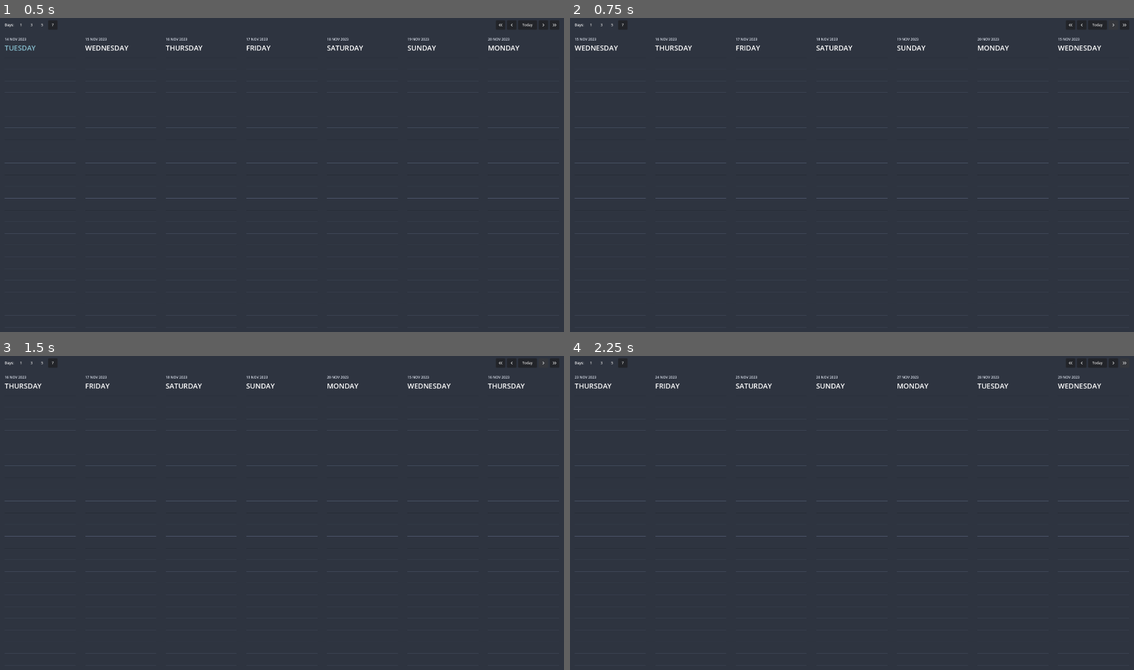
Above: before the commit, frames 1-4 (two rows, left to right).
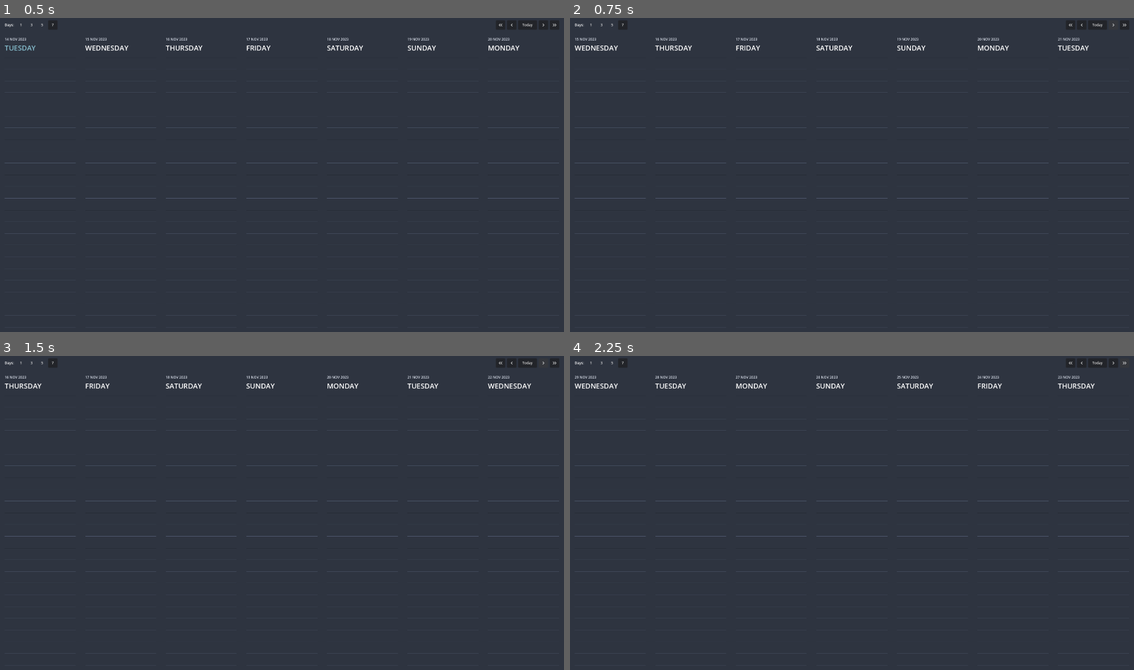
Above: after the commit, the same moments.

Repository: njamster/habituary
Game: Godot game, scene res://main_window/main_window.tscn
Two runs of this game, one before a commit and one after it. Both use one fixed random seed, a clock stepped at 60 frames per second and the inputs below.
Inputs (mouse positions are in pixels of both pictures, inside the frame that each line leads up to):
- Up to frame 1 (0.5 s): no input
- Up to frame 2 (0.75 s): click (1111, 24) at 0.5 s
- Up to frame 3 (1.5 s): click (541, 362) at 1.25 s
- Up to frame 4 (2.25 s): click (1122, 362) at 2 s

Frame 1 is identical in both runs. In frame 2, less than 0.1% of the frame differs, in the area x 86-95%, y 6-11%; in frame 3, 0.2%; in frame 4, 0.5%, in the area x 0-95%, y 6-11%.

Commit message:
Rework UI, Pt. 4
- Clicking on a DayView's header will set the current_day to its date
- A todo's text can be edited again now by double clicking the todo
- Drag & drop should work properly now: both between days and inside a
  day, to re-arrange the order. If a todo is dropped on another todo, it
  will be placed below it. Dropping a todo on the DayView's header will
  add it at the first todo in the associated list.
- Fixes a bug in _shift_list_view when shifting forward in time

Diff:
--- a/main_window/list_view/day_panel/day_panel.gd
+++ b/main_window/list_view/day_panel/day_panel.gd
@@ -57,3 +57,24 @@
 	if not date:
 		warnings.append("You must provide a date in order for this node to work!")
 	return warnings
+
+
+func _can_drop_data(_at_position: Vector2, data: Variant) -> bool:
+	return data.is_in_group("todo_item")
+
+
+func _drop_data(at_position: Vector2, data: Variant) -> void:
+	%TodoList._drop_data(at_position - $ScrollContainer.position, data)
+
+
+func _on_header_gui_input(event: InputEvent) -> void:
+	if event is InputEventMouseButton and event.button_index == MOUSE_BUTTON_MASK_LEFT:
+		if event.pressed:
+			Settings.current_day = date
+			get_viewport().set_input_as_handled()
+
+
+func _on_gui_input(event: InputEvent) -> void:
+	if event is InputEventMouseButton and event.button_index == MOUSE_BUTTON_MASK_LEFT:
+		if event.pressed:
+			%TodoList.add_todo(event.global_position)
--- a/main_window/list_view/day_panel/day_panel.tscn
+++ b/main_window/list_view/day_panel/day_panel.tscn
@@ -1,8 +1,7 @@
-[gd_scene load_steps=4 format=3 uid="uid://cmdy32v105kli"]
+[gd_scene load_steps=3 format=3 uid="uid://cmdy32v105kli"]
 
 [ext_resource type="Script" path="res://main_window/list_view/day_panel/day_panel.gd" id="1_a2phy"]
-[ext_resource type="Texture2D" uid="uid://mvrb0206nsy5" path="res://main_window/list_view/day_panel/images/line.png" id="2_ms5su"]
-[ext_resource type="Script" path="res://main_window/list_view/day_panel/todo_list.gd" id="3_3veug"]
+[ext_resource type="PackedScene" uid="uid://dw8mvf72vw7qk" path="res://main_window/list_view/day_panel/todo_list/todo_list.tscn" id="2_66ttt"]
 
 [node name="DayPanel" type="VBoxContainer"]
 anchors_preset = 15
@@ -12,11 +11,14 @@
 grow_vertical = 2
 size_flags_horizontal = 3
 size_flags_vertical = 3
+mouse_default_cursor_shape = 3
 theme_override_constants/separation = 16
 script = ExtResource("1_a2phy")
 
 [node name="Header" type="VBoxContainer" parent="."]
 layout_mode = 2
+size_flags_horizontal = 0
+mouse_default_cursor_shape = 2
 
 [node name="Date" type="Label" parent="Header"]
 unique_name_in_owner = true
@@ -36,26 +38,11 @@
 [node name="ScrollContainer" type="ScrollContainer" parent="."]
 layout_mode = 2
 size_flags_vertical = 3
+follow_focus = true
 
-[node name="List" type="MarginContainer" parent="ScrollContainer"]
+[node name="TodoList" parent="ScrollContainer" instance=ExtResource("2_66ttt")]
+unique_name_in_owner = true
 layout_mode = 2
-size_flags_horizontal = 3
-size_flags_vertical = 3
 
-[node name="Lines" type="TextureRect" parent="ScrollContainer/List"]
-self_modulate = Color(0.298039, 0.337255, 0.415686, 1)
-layout_mode = 2
-size_flags_horizontal = 3
-size_flags_vertical = 3
-texture = ExtResource("2_ms5su")
-stretch_mode = 1
-
-[node name="TodoList" type="VBoxContainer" parent="ScrollContainer/List"]
-layout_mode = 2
-size_flags_horizontal = 3
-size_flags_vertical = 3
-mouse_default_cursor_shape = 3
-theme_override_constants/separation = 0
-script = ExtResource("3_3veug")
-
-[connection signal="gui_input" from="ScrollContainer/List/TodoList" to="ScrollContainer/List/TodoList" method="_on_gui_input"]
+[connection signal="gui_input" from="." to="." method="_on_gui_input"]
+[connection signal="gui_input" from="Header" to="." method="_on_header_gui_input"]
--- a/main_window/list_view/day_panel/todo_item/panel.gd
+++ /dev/null
@@ -1,20 +0,0 @@
-extends PanelContainer
-
-
-func _init() -> void:
-	self_modulate = Color(randf(), randf(), randf())
-
-
-func _get_drag_data(at_position: Vector2) -> Variant:
-	var pivot = Control.new()
-
-	var preview = self.duplicate()
-	preview.self_modulate = self.self_modulate
-	preview.modulate.a = 0.6
-	preview.size = self.size
-	preview.position = -at_position
-
-	pivot.add_child(preview)
-	set_drag_preview(pivot)
-
-	return get_parent()
--- a/main_window/list_view/day_panel/todo_item/todo_item.gd
+++ /dev/null
@@ -1,25 +0,0 @@
-extends MarginContainer
-
-
-func _ready() -> void:
-	%Edit.hide()
-	%Label.show()
-
-
-func edit() -> void:
-	%Label.hide()
-	%Edit.show()
-	%Edit.grab_focus()
-
-
-func _on_edit_text_submitted(new_text: String) -> void:
-	%Label.text = new_text
-	%Edit.hide()
-	%Label.show()
-
-
-func _on_edit_focus_exited() -> void:
-	if %Edit.text:
-		_on_edit_text_submitted(%Edit.text)
-	else:
-		queue_free()
--- a/main_window/list_view/day_panel/todo_item/todo_item.tscn
+++ /dev/null
@@ -1,52 +0,0 @@
-[gd_scene load_steps=7 format=3 uid="uid://v8u8oswwmlf3"]
-
-[ext_resource type="Script" path="res://main_window/list_view/day_panel/todo_item/panel.gd" id="1_cc8dt"]
-[ext_resource type="Script" path="res://main_window/list_view/day_panel/todo_item/todo_item.gd" id="1_k5aju"]
-
-[sub_resource type="StyleBoxFlat" id="StyleBoxFlat_omxiy"]
-content_margin_left = 8.0
-content_margin_top = 2.0
-content_margin_right = 8.0
-content_margin_bottom = 2.0
-bg_color = Color(1, 1, 1, 1)
-corner_radius_top_left = 6
-corner_radius_top_right = 6
-corner_radius_bottom_right = 6
-corner_radius_bottom_left = 6
-
-[sub_resource type="StyleBoxEmpty" id="StyleBoxEmpty_3h3so"]
-
-[sub_resource type="StyleBoxEmpty" id="StyleBoxEmpty_0pwns"]
-
-[sub_resource type="StyleBoxEmpty" id="StyleBoxEmpty_4lcjl"]
-
-[node name="ToDoItem" type="MarginContainer"]
-custom_minimum_size = Vector2(0, 40)
-offset_top = 3.0
-offset_right = 1920.0
-offset_bottom = 1077.0
-mouse_filter = 2
-theme_override_constants/margin_top = 6
-theme_override_constants/margin_bottom = 7
-script = ExtResource("1_k5aju")
-
-[node name="Panel" type="PanelContainer" parent="."]
-layout_mode = 2
-theme_override_styles/panel = SubResource("StyleBoxFlat_omxiy")
-script = ExtResource("1_cc8dt")
-
-[node name="Label" type="Label" parent="Panel"]
-unique_name_in_owner = true
-layout_mode = 2
-text = "ToDo"
-
-[node name="Edit" type="LineEdit" parent="Panel"]
-unique_name_in_owner = true
-layout_mode = 2
-theme_override_styles/normal = SubResource("StyleBoxEmpty_3h3so")
-theme_override_styles/focus = SubResource("StyleBoxEmpty_0pwns")
-theme_override_styles/read_only = SubResource("StyleBoxEmpty_4lcjl")
-context_menu_enabled = false
-
-[connection signal="focus_exited" from="Panel/Edit" to="." method="_on_edit_focus_exited"]
-[connection signal="text_submitted" from="Panel/Edit" to="." method="_on_edit_text_submitted"]
--- a/main_window/list_view/day_panel/todo_list.gd
+++ /dev/null
@@ -1,18 +0,0 @@
-extends VBoxContainer
-
-const TODO_ITEM := preload("res://main_window/list_view/day_panel/todo_item/todo_item.tscn")
-
-
-func _on_gui_input(event: InputEvent) -> void:
-	if event is InputEventMouseButton and event.button_index == MOUSE_BUTTON_MASK_LEFT and event.pressed:
-		var new_item := TODO_ITEM.instantiate()
-		add_child(new_item)
-		new_item.edit()
-
-
-func _can_drop_data(_at_position: Vector2, data: Variant):
-	return true
-
-
-func _drop_data(_at_position: Vector2, data: Variant) -> void:
-	data.reparent(self)
--- /dev/null
+++ b/main_window/list_view/day_panel/todo_list/todo_item/todo_item.gd
@@ -0,0 +1,59 @@
+extends PanelContainer
+
+
+func _init() -> void:
+	self_modulate = Color(randf(), randf(), randf())
+
+
+func _ready() -> void:
+	%Edit.hide()
+	%Label.show()
+
+
+func edit() -> void:
+	%Label.hide()
+	%Edit.show()
+	%Edit.grab_focus()
+
+
+func _on_edit_text_submitted(new_text: String) -> void:
+	%Label.text = new_text
+	%Edit.hide()
+	%Label.show()
+
+
+func _on_edit_focus_exited() -> void:
+	if %Edit.text:
+		_on_edit_text_submitted(%Edit.text)
+	else:
+		queue_free()
+
+
+func _on_gui_input(event: InputEvent) -> void:
+	if event is InputEventMouseButton and event.button_index == MOUSE_BUTTON_MASK_LEFT:
+		if event.pressed and event.double_click:
+			edit()
+
+
+func _get_drag_data(at_position: Vector2) -> Variant:
+	var pivot = Control.new()
+
+	var preview = self.duplicate()
+	preview.self_modulate = self.self_modulate
+	preview.modulate.a = 0.6
+	preview.size = self.size
+	preview.position = -at_position
+
+	pivot.add_child(preview)
+	set_drag_preview(pivot)
+
+	return self
+
+
+func _can_drop_data(_at_position: Vector2, data: Variant) -> bool:
+	return data.is_in_group("todo_item")
+
+
+func _drop_data(at_position: Vector2, data: Variant) -> void:
+	# FIXME: avoid asumptions about the parent's of this node
+	get_node("../../..")._drop_data(position - Vector2.ONE, data)
--- /dev/null
+++ b/main_window/list_view/day_panel/todo_list/todo_item/todo_item.tscn
@@ -0,0 +1,47 @@
+[gd_scene load_steps=6 format=3 uid="uid://v8u8oswwmlf3"]
+
+[ext_resource type="Script" path="res://main_window/list_view/day_panel/todo_list/todo_item/todo_item.gd" id="2_6v2l5"]
+
+[sub_resource type="StyleBoxFlat" id="StyleBoxFlat_omxiy"]
+content_margin_left = 8.0
+content_margin_top = 2.0
+content_margin_right = 8.0
+content_margin_bottom = 2.0
+bg_color = Color(1, 1, 1, 1)
+corner_radius_top_left = 6
+corner_radius_top_right = 6
+corner_radius_bottom_right = 6
+corner_radius_bottom_left = 6
+
+[sub_resource type="StyleBoxEmpty" id="StyleBoxEmpty_3h3so"]
+
+[sub_resource type="StyleBoxEmpty" id="StyleBoxEmpty_0pwns"]
+
+[sub_resource type="StyleBoxEmpty" id="StyleBoxEmpty_4lcjl"]
+
+[node name="ToDoItem" type="PanelContainer" groups=["todo_item"]]
+custom_minimum_size = Vector2(0, 27)
+offset_top = 6.0
+offset_right = 1920.0
+offset_bottom = 1067.0
+theme_override_styles/panel = SubResource("StyleBoxFlat_omxiy")
+script = ExtResource("2_6v2l5")
+
+[node name="Label" type="Label" parent="."]
+unique_name_in_owner = true
+layout_mode = 2
+text_overrun_behavior = 3
+
+[node name="Edit" type="LineEdit" parent="."]
+unique_name_in_owner = true
+layout_mode = 2
+theme_override_styles/normal = SubResource("StyleBoxEmpty_3h3so")
+theme_override_styles/focus = SubResource("StyleBoxEmpty_0pwns")
+theme_override_styles/read_only = SubResource("StyleBoxEmpty_4lcjl")
+context_menu_enabled = false
+caret_blink = true
+caret_blink_interval = 0.45
+
+[connection signal="gui_input" from="." to="." method="_on_gui_input"]
+[connection signal="focus_exited" from="Edit" to="." method="_on_edit_focus_exited"]
+[connection signal="text_submitted" from="Edit" to="." method="_on_edit_text_submitted"]
--- /dev/null
+++ b/main_window/list_view/day_panel/todo_list/todo_list.gd
@@ -0,0 +1,29 @@
+extends MarginContainer
+
+const TODO_ITEM := preload("todo_item/todo_item.tscn")
+
+
+func add_todo(at_position : Vector2) -> void:
+	var new_item := TODO_ITEM.instantiate()
+	%Items.add_child(new_item)
+	%Items.move_child(new_item, find_item_pos(at_position))
+	new_item.edit()
+
+
+func find_item_pos(at_position : Vector2) -> int:
+	for i in %Items.get_child_count():
+		var child := %Items.get_child(i)
+		if child.global_position.y > at_position.y:
+			return i
+
+	return %Items.get_child_count()
+
+
+func _can_drop_data(_at_position: Vector2, data: Variant) -> bool:
+	return data.is_in_group("todo_item")
+
+
+func _drop_data(at_position: Vector2, data: Variant) -> void:
+	if data.get_parent() != %Items:
+		data.reparent(%Items)
+	%Items.move_child(data, find_item_pos(self.global_position + at_position))
--- /dev/null
+++ b/main_window/list_view/day_panel/todo_list/todo_list.tscn
@@ -0,0 +1,35 @@
+[gd_scene load_steps=3 format=3 uid="uid://dw8mvf72vw7qk"]
+
+[ext_resource type="Script" path="res://main_window/list_view/day_panel/todo_list/todo_list.gd" id="1_06eaj"]
+[ext_resource type="Texture2D" uid="uid://mvrb0206nsy5" path="res://main_window/list_view/day_panel/images/line.png" id="1_cxvr8"]
+
+[node name="TodoList" type="MarginContainer"]
+anchors_preset = 15
+anchor_right = 1.0
+anchor_bottom = 1.0
+grow_horizontal = 2
+grow_vertical = 2
+size_flags_horizontal = 3
+size_flags_vertical = 3
+mouse_default_cursor_shape = 3
+script = ExtResource("1_06eaj")
+
+[node name="Lines" type="TextureRect" parent="."]
+self_modulate = Color(0.298039, 0.337255, 0.415686, 1)
+layout_mode = 2
+size_flags_horizontal = 3
+size_flags_vertical = 3
+texture = ExtResource("1_cxvr8")
+stretch_mode = 1
+
+[node name="VerticalPadding" type="MarginContainer" parent="."]
+layout_mode = 2
+theme_override_constants/margin_top = 6
+theme_override_constants/margin_bottom = 7
+
+[node name="Items" type="VBoxContainer" parent="VerticalPadding"]
+unique_name_in_owner = true
+layout_mode = 2
+size_flags_horizontal = 3
+size_flags_vertical = 3
+theme_override_constants/separation = 13
--- a/main_window/list_view/list_view.gd
+++ b/main_window/list_view/list_view.gd
@@ -1,6 +1,6 @@
 extends HBoxContainer
 
-const DAY_PANEL := preload("res://main_window/list_view/day_panel/day_panel.tscn")
+const DAY_PANEL := preload("day_panel/day_panel.tscn")
 
 
 func _ready() -> void:
@@ -39,7 +39,7 @@
 			add_day_panel(abs(offset) - 1 - i, true)
 		elif offset > 0:
 			# add additional panel on the right
-			add_day_panel(i)
+			add_day_panel(Settings.view_mode - 1 - i)
 
 
 func add_day_panel(offset_from_current_day : int, push_front := false) -> void:
